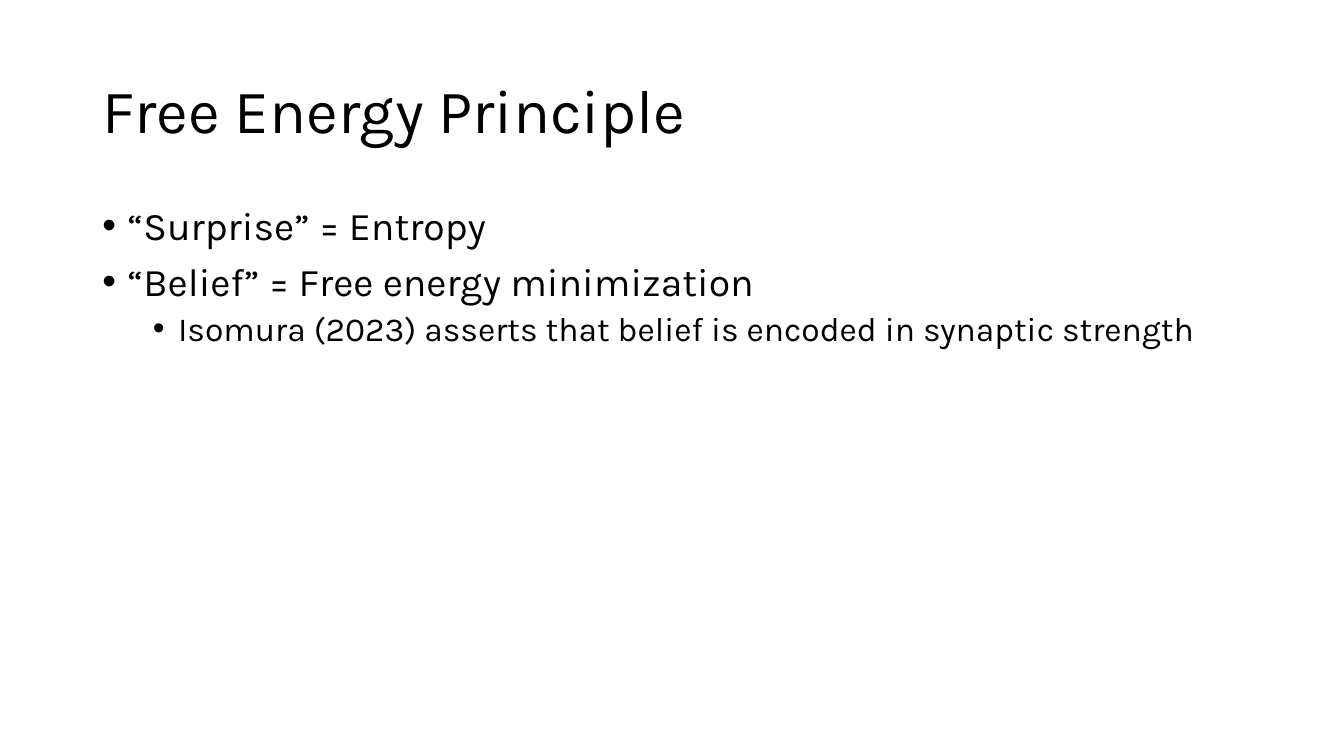
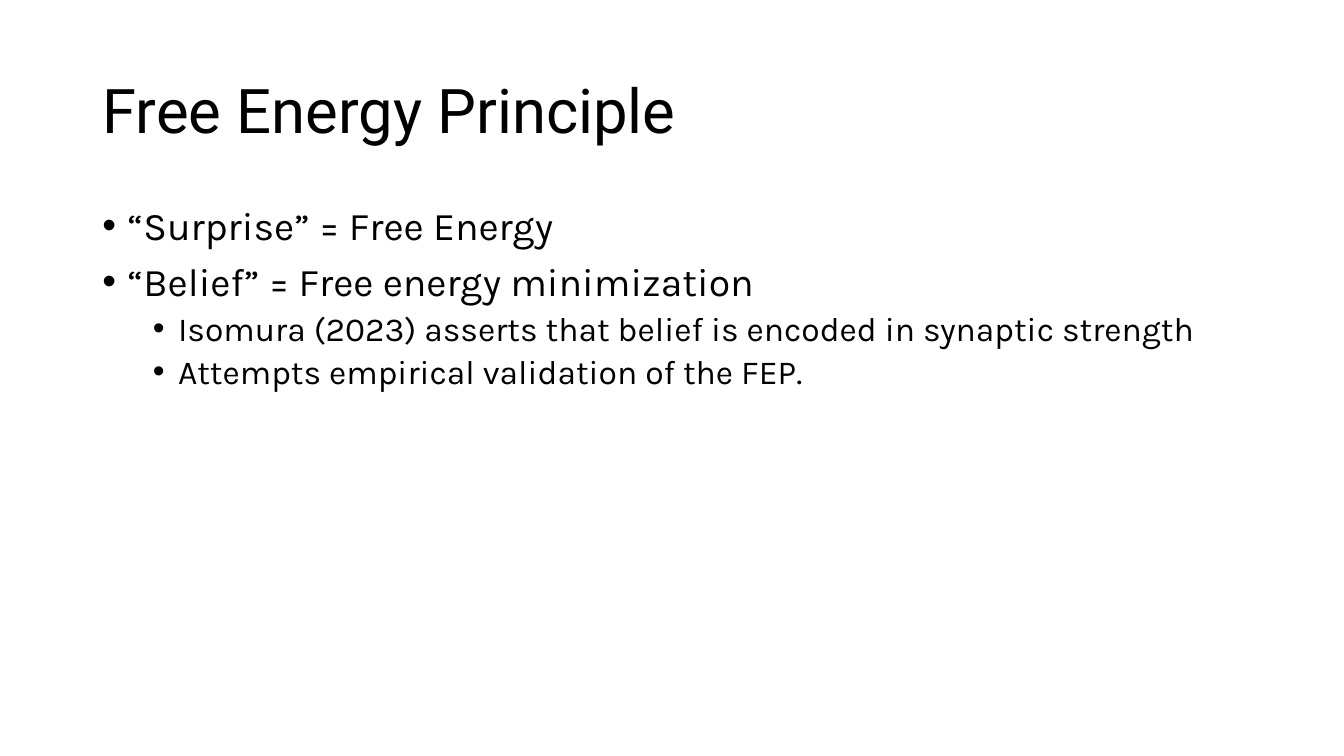
Before and after one commit to nghess/cnjc, a slide deck: slide 4 of in_vitro_free_energy/free_energy.pptx (slide 3 before the commit). Drawn at 1344x756 pixels with LibreOffice and Linux fonts; fonts in the diff are those of the drawing. Boxes give left, top, right and bottom in pixels: in the first picture for what was removed or moved away, otherwise in the second. Text is boxed around its words. In the diff, an @@ line names an element or a change of style, - is before the commit and + after.

```diff
--- a/in_vitro_free_energy/free_energy.pptx
+++ b/in_vitro_free_energy/free_energy.pptx
@@ title "Free Energy Principle" at (102, 86, 676, 146): font Karla to Roboto @@
@@ text at (128, 213, 553, 250): text changed @@
-• “Surprise” = Entropy
+• “Surprise” = Free Energy
@@ text at (178, 361, 802, 392): paragraph added @@
+  • Attempts empirical validation of the FEP.
```
Also in this commit, not shown: 5 other slides changed, 13 slides added, 2 slides removed, 5 other files.
